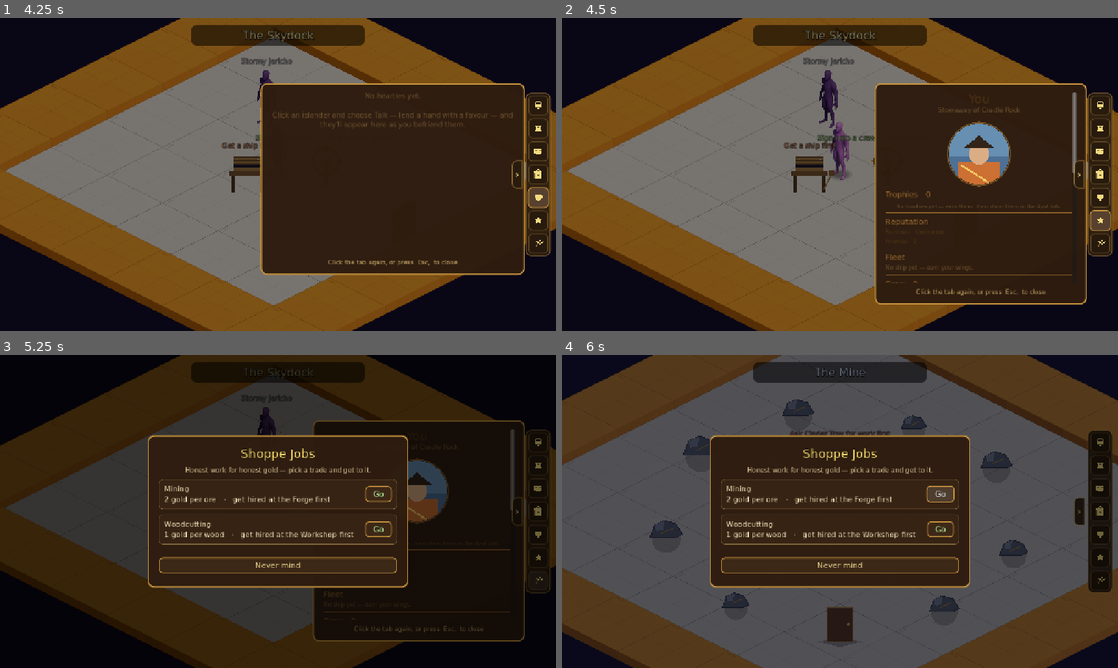
Above: before the commit, frames 1-4 (two rows, left to right).
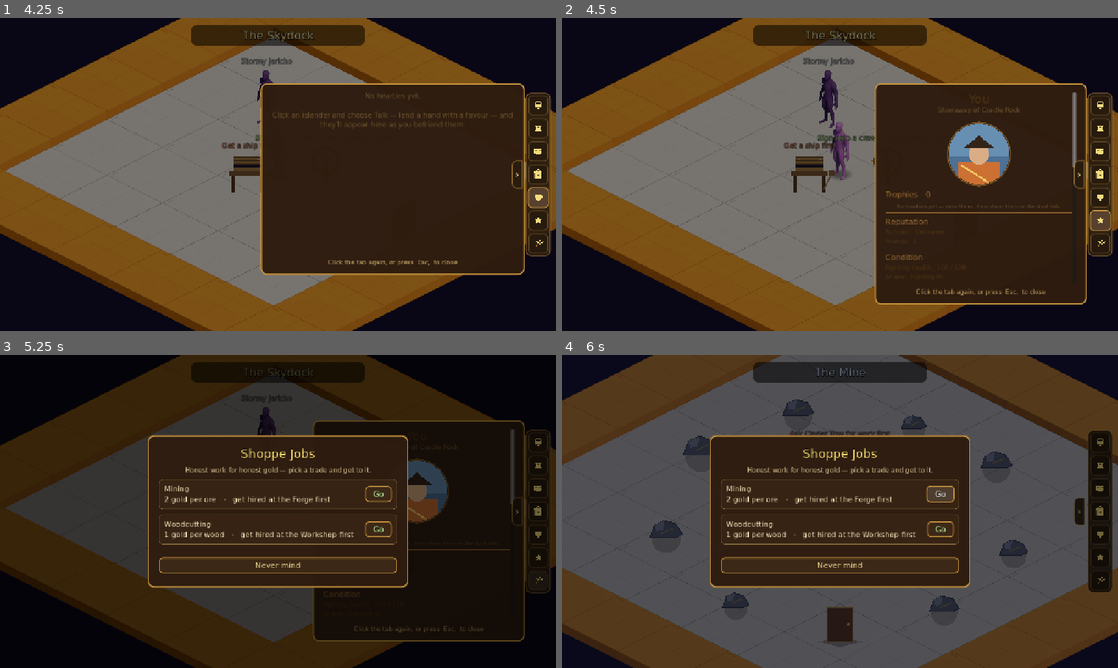
Above: after the commit, the same moments.

Repository: TairoyZone/shivaliva-shanty
Game: Godot game, scene res://levels/skydock_interior/skydock_interior.tscn
Same seed, same stepped clock (60 frames per second), same inputs: the game is played once before the commit and once after it. This scene is started directly instead of the project's main scene.
Inputs (mouse positions are in pixels of both pictures, inside the frame that each line leads up to):
- Up to frame 1 (4.25 s): click "0" at 0.5 s; click (539, 127) at 1.27 s; click (539, 152) at 2.02 s; click (539, 174) at 2.77 s; click (539, 196) at 3.52 s
- Up to frame 2 (4.5 s): click (1101, 221) at 4.27 s
- Up to frame 3 (5.25 s): click (539, 580) at 5 s
- Up to frame 4 (6 s): click "Go" at 5.75 s

Frame 1 is identical in both runs. In frame 2, 0.2% of the frame differs, in the area x 58-93%, y 47-85%; in frame 3, 0.1%; in frame 4, nothing differs.

Commit message:
feat(combat): fighter HEALTH drives Skirmish footing (replaces hull-holes)
A persistent Health stat (0..100) is now what buries your board at the start of
a serious fight, not the ship's holes. Lose a pillage boarding and your health
drops; the lower it sits, the more dead-block clumps you start buried under
(every 20 missing = +1 clump, capped at 5). Rest at a bed to recover to full.

- player_state.gd: health stat + signal + damage_health/restore_health/
  is_full_health/health_footing_clumps + save/load + event-feed logs
- boarding_melee.gd: arrival footing now uses health_footing_clumps() instead
  of ship_open_holes(); a lost boarding calls damage_health()
- bed.gd: resting restores fighting health to full (was a stub message)
- profile_panel.gd: a Condition section shows fighting health + worded shape

The ship holes->Loft-stardust + sinking loop is untouched; only the
holes->Skirmish-footing coupling was swapped for health. First-pass tuning
(HEALTH_PER_DEFEAT 20, footing cap 5) — wants a playtest. Verified: parse scan
+ a headless logic test (footing mapping, damage/restore clamping) all PASS.

Co-Authored-By: Claude Opus 4.8 (1M context) <noreply@anthropic.com>

Diff:
--- a/autoloads/boarding_melee.gd
+++ b/autoloads/boarding_melee.gd
@@ -240,9 +240,9 @@
 		c.target = _pick_target_for(c)
 
 
-# Voyage "arrival footing", two-sided: a strong Loft run pre-buries the brigand CREW (your reward),
-# while a HOLED hull pre-buries your OWN board (the damaged-ship penalty). Harmless standalone (seed is
-# 0 and ship condition is read only on a voyage). See [[ship-condition-research]].
+# Voyage "arrival footing", two-sided: a strong Loft run pre-buries the brigand CREW (your reward), while
+# LOW fighter HEALTH pre-buries your OWN board (the worn-down penalty — this REPLACED the old hull-holes
+# footing, Troy 2026-06-16). Harmless standalone (the seed is 0; health footing is 0 at full health).
 func _apply_voyage_footing() -> void:
 
 	if not PlayerState.voyage_active:
@@ -257,8 +257,8 @@
 				var foe : BoardingCombatant = foes[i % foes.size()]
 				atk = SkirmishWeapon.make_attack("brawl", 4, foe.board)
 				foe.board.receive_attack(atk["shape"], atk["col"], atk["color"])
-	if PlayerState.voyage_active and _player != null:
-		for _h in PlayerState.ship_open_holes():
+	if _player != null:
+		for _c in PlayerState.health_footing_clumps():
 			atk = SkirmishWeapon.make_attack("brawl", 4, _player.board)
 			_player.board.receive_attack(atk["shape"], atk["col"], atk["color"])
 
@@ -459,6 +459,8 @@
 		quality = _player.board.score() + _player.sent * LINES_SENT_BONUS + (WIN_BONUS if won else 0)
 	_result = PlayerState.record_puzzle_result("skirmish", quality)
 	_result["player_won"] = won
+	if not won:
+		PlayerState.damage_health()   # a lost boarding wears you down → you start MORE buried next serious fight
 	melee_resolved.emit(won)
 
 
--- a/autoloads/player_state.gd
+++ b/autoloads/player_state.gd
@@ -28,6 +28,8 @@
 
 
 signal coins_changed(new_total: int)
+## Fighter health moved (0..HEALTH_MAX) — the Profile + any health bar listen to refresh.
+signal health_changed(new_health: int)
 ## Fires whenever the backpack contents change (item added/removed, or
 ## capacity expanded). UI (the inventory overlay, bag button) listens.
 signal inventory_changed
@@ -182,6 +184,19 @@
 	{"min": -100, "name": "Despised"},
 ]
 
+## --- Fighter health (the Skirmish stamina that drives starting footing) ---
+## A persistent 0..[constant HEALTH_MAX] condition. It DROPS when you LOSE a serious Skirmish (a pillage
+## boarding, a beast bout) and HEALS when you REST at a bed. The LOWER it sits, the more dead-block layers
+## you START a serious fight buried under ([method health_footing_clumps]) — this REPLACED the old
+## hull-holes footing penalty (Troy 2026-06-16). See [[ship-condition-research]].
+const HEALTH_MAX : int = 100
+## Health knocked off per serious defeat (5 straight losses with no rest = floored = max footing).
+const HEALTH_PER_DEFEAT : int = 20
+## Missing-health per starting footing clump (every 20 missing → +1 clump you start buried under).
+const HEALTH_PER_FOOTING_CLUMP : int = 20
+## Cap on low-health starting footing (a floored fighter is handicapped, never auto-topped-out).
+const HEALTH_FOOTING_CAP : int = 5
+
 # Permanent state — written to disk.
 var total_coins : int = STARTING_GOLD :
 	set(value):
@@ -195,6 +210,18 @@
 ## wealth-milestone trophies stay earn-and-keep. Persisted; bumped in
 ## [method add_coins].
 var lifetime_coins_earned : int = 0
+
+## Fighter health — your Skirmish condition (0..[constant HEALTH_MAX]). Drops on a serious defeat, heals on
+## a rest; the lower it sits, the more buried you START a serious fight. Mutate via [method damage_health] /
+## [method restore_health]. Persisted.
+var health : int = HEALTH_MAX :
+	set(value):
+		var v : int = clampi(value, 0, HEALTH_MAX)
+		if health == v:
+			return
+		health = v
+		health_changed.emit(health)
+		_save()
 
 ## The backpack: a dense Array of `inventory_capacity` slots. Each slot
 ## is either {} (empty) or {"id": String, "count": int}. Mutate ONLY via
@@ -1542,6 +1569,42 @@
 	_save()
 
 
+# --- Fighter health (Skirmish footing) ---------------------------------
+
+## Knock health down after a serious Skirmish defeat (a pillage boarding, a beast bout). Clamped at 0; the
+## lower it sits, the more buried you start the NEXT serious fight ([method health_footing_clumps]). Logs
+## the hit to the event feed. No-op on a non-positive amount or when already floored.
+func damage_health(amount: int = HEALTH_PER_DEFEAT) -> void:
+
+	if amount <= 0 or health <= 0:
+		return
+	health = health - amount
+	log_event("You took a beating — fighting health %d/%d." % [health, HEALTH_MAX], Color(0.95, 0.5, 0.4))
+
+
+## Heal fighter health (a rest at a bed). Defaults to a FULL recovery. Logs the recovery if it moved.
+func restore_health(amount: int = HEALTH_MAX) -> void:
+
+	if amount <= 0 or health >= HEALTH_MAX:
+		return
+	health = health + amount
+	log_event("Rested up — fighting health %d/%d." % [health, HEALTH_MAX], Color(0.6, 0.95, 0.6))
+
+
+func is_full_health() -> bool:
+
+	return health >= HEALTH_MAX
+
+
+## Starting dead-block clumps your board is buried under at the start of a SERIOUS fight, from LOW health
+## (full health → 0). This REPLACED the old hull-holes footing. Every [constant HEALTH_PER_FOOTING_CLUMP]
+## missing → +1 clump, capped at [constant HEALTH_FOOTING_CAP]. Read by boarding_melee + the duel footing.
+func health_footing_clumps() -> int:
+
+	@warning_ignore("integer_division")
+	return clampi((HEALTH_MAX - health) / HEALTH_PER_FOOTING_CLUMP, 0, HEALTH_FOOTING_CAP)
+
+
 ## The saved chat history with [param npc_name] (a deep copy) — what they remember of past conversations.
 ## Empty for an NPC you've never chatted with. See [NpcBrain.enter_chat].
 func npc_chat_history(npc_name: String) -> Array:
@@ -2316,6 +2379,7 @@
 	var config : ConfigFile = ConfigFile.new()
 	config.set_value(SAVE_SECTION, "total_coins", total_coins)
 	config.set_value(SAVE_SECTION, "lifetime_coins_earned", lifetime_coins_earned)
+	config.set_value(SAVE_SECTION, "health", health)
 	config.set_value(SAVE_SECTION, "inventory", inventory)
 	config.set_value(SAVE_SECTION, "inventory_capacity", inventory_capacity)
 	config.set_value(SAVE_SECTION, "hired_at_workshop", hired_at_workshop)
@@ -2367,6 +2431,7 @@
 	total_coins = int(config.get_value(SAVE_SECTION, "total_coins", STARTING_GOLD))
 	# Backfill old saves (pre-trophy) with their current balance as lifetime.
 	lifetime_coins_earned = int(config.get_value(SAVE_SECTION, "lifetime_coins_earned", total_coins))
+	health = int(config.get_value(SAVE_SECTION, "health", HEALTH_MAX))
 	hired_at_workshop = bool(config.get_value(SAVE_SECTION, "hired_at_workshop", false))
 	godfrey_lumber_stock = int(config.get_value(SAVE_SECTION, "godfrey_lumber_stock", 0))
 	hired_at_forge = bool(config.get_value(SAVE_SECTION, "hired_at_forge", false))
--- a/components/bed/bed.gd
+++ b/components/bed/bed.gd
@@ -1,6 +1,6 @@
-## A bed the player can rest at. Currently a stub: pressing E shows
-## the interact_message. Future: actual sleep-to-save logic that calls
-## [PlayerState.save_session] and fades the screen out/in.
+## A bed the player can rest at. Resting RESTORES fighting health (your Skirmish condition) to full — a
+## worn-down fighter sleeps off the bruises and starts the next serious fight on better footing (see
+## [PlayerState.restore_health] / [[ship-condition-research]]).
 ##
 ## When a second bed variant appears (an inn bed you have to pay for,
 ## a Doraka burrow cot, etc.), extract a `Furniture` base from this
@@ -10,16 +10,22 @@
 extends Interactable
 
 
-# E on the bed surfaces its message (the authored interact_message, else a default) via the lore overlay
-# — so the first thing a new player tries E on (their cot) actually responds instead of doing nothing.
+# Click the bed → REST: top your fighting health back up + a confirming line. Already-full just rests for
+# flavour (the authored interact_message, else a default).
 func interact() -> void:
 
 	super.interact()
 	if Engine.is_editor_hint():
 		return
-	var msg : String = interact_message if not interact_message.is_empty() \
-		else "Your cot. You'll be able to sleep here to save your game, once resting's in."
-	Overlay.show_lore("Your cot", msg)
+	var was_full : bool = PlayerState.is_full_health()
+	PlayerState.restore_health()   # a full night's rest tops your fighting condition back up
+	var msg : String
+	if was_full:
+		msg = interact_message if not interact_message.is_empty() \
+			else "You're already in fighting shape. You rest a while and rise ready for anything."
+	else:
+		msg = "You sleep off the bruises and wake clear-headed — back to full fighting health."
+	Overlay.show_lore("A good rest", msg)
 
 
 func _draw() -> void:
--- a/interface/profile_panel/profile_panel.gd
+++ b/interface/profile_panel/profile_panel.gd
@@ -160,6 +160,13 @@
 	if sweetheart != "":
 		col.add_child(_kv_line("Sweetheart", _given_name(sweetheart)))
 
+	var gap_cond : Control = Control.new()
+	gap_cond.custom_minimum_size = Vector2(0, 10)
+	col.add_child(gap_cond)
+	col.add_child(_section_label("Condition"))
+	col.add_child(_kv_line("Fighting health", "%d / %d" % [PlayerState.health, PlayerState.HEALTH_MAX]))
+	col.add_child(_kv_line("Shape", _condition_word()))
+
 	var gap : Control = Control.new()
 	gap.custom_minimum_size = Vector2(0, 10)
 	col.add_child(gap)
@@ -170,6 +177,19 @@
 	else:
 		col.add_child(_muted_line("No ship yet — earn your wings."))
 	return col
+
+
+# Worded fighting condition for the Profile — mirrors how low health buries you harder in a serious fight.
+func _condition_word() -> String:
+
+	var h : int = PlayerState.health
+	if h >= PlayerState.HEALTH_MAX:
+		return "Fighting fit"
+	if h >= 60:
+		return "Bruised"
+	if h >= 30:
+		return "Battered"
+	return "On the ropes"
 
 
 func _renown_word(friends: int, acquaintances: int, total: int) -> String:
--- /dev/null
+++ b/tools/test_health.gd
@@ -0,0 +1,48 @@
+## DEV-ONLY logic test for the fighter-health mechanic (Slice A). Prints PASS/FAIL for the health ->
+## starting-footing mapping, damage/restore clamping, and the full-health check. Caller backs up the save.
+extends Node
+
+
+func _ready() -> void:
+	call_deferred("_go")
+
+
+func _go() -> void:
+
+	var fails : int = 0
+	var P : Object = PlayerState
+
+	# 1) health -> footing clumps: clampi((100 - h) / 20, 0, 5)
+	var cases : Array = [[100, 0], [99, 0], [80, 1], [79, 1], [60, 2], [40, 3], [20, 4], [1, 4], [0, 5]]
+	for c in cases:
+		P.health = int(c[0])
+		var got : int = P.health_footing_clumps()
+		if got != int(c[1]):
+			fails += 1
+			print("FAIL footing: health %d -> %d (expected %d)" % [int(c[0]), got, int(c[1])])
+
+	# 2) damage clamps at 0
+	P.health = 10
+	P.damage_health(20)
+	if P.health != 0:
+		fails += 1
+		print("FAIL damage clamp: expected 0, got %d" % P.health)
+
+	# 3) restore tops up to max, is_full_health true
+	P.restore_health()
+	if P.health != P.HEALTH_MAX or not P.is_full_health():
+		fails += 1
+		print("FAIL restore: expected full, got %d (full=%s)" % [P.health, str(P.is_full_health())])
+
+	# 4) default defeat damage
+	P.health = P.HEALTH_MAX
+	P.damage_health()
+	if P.health != P.HEALTH_MAX - P.HEALTH_PER_DEFEAT:
+		fails += 1
+		print("FAIL defeat: expected %d, got %d" % [P.HEALTH_MAX - P.HEALTH_PER_DEFEAT, P.health])
+	if P.health_footing_clumps() != 1:
+		fails += 1
+		print("FAIL defeat footing: expected 1 clump after one defeat, got %d" % P.health_footing_clumps())
+
+	print("HEALTH TEST: %s (%d failure(s))" % ["PASS" if fails == 0 else "FAIL", fails])
+	get_tree().quit()
--- /dev/null
+++ b/tools/test_health.tscn
@@ -0,0 +1,6 @@
+[gd_scene load_steps=2 format=3]
+
+[ext_resource type="Script" path="res://tools/test_health.gd" id="1"]
+
+[node name="TestHealth" type="Node"]
+script = ExtResource("1")
